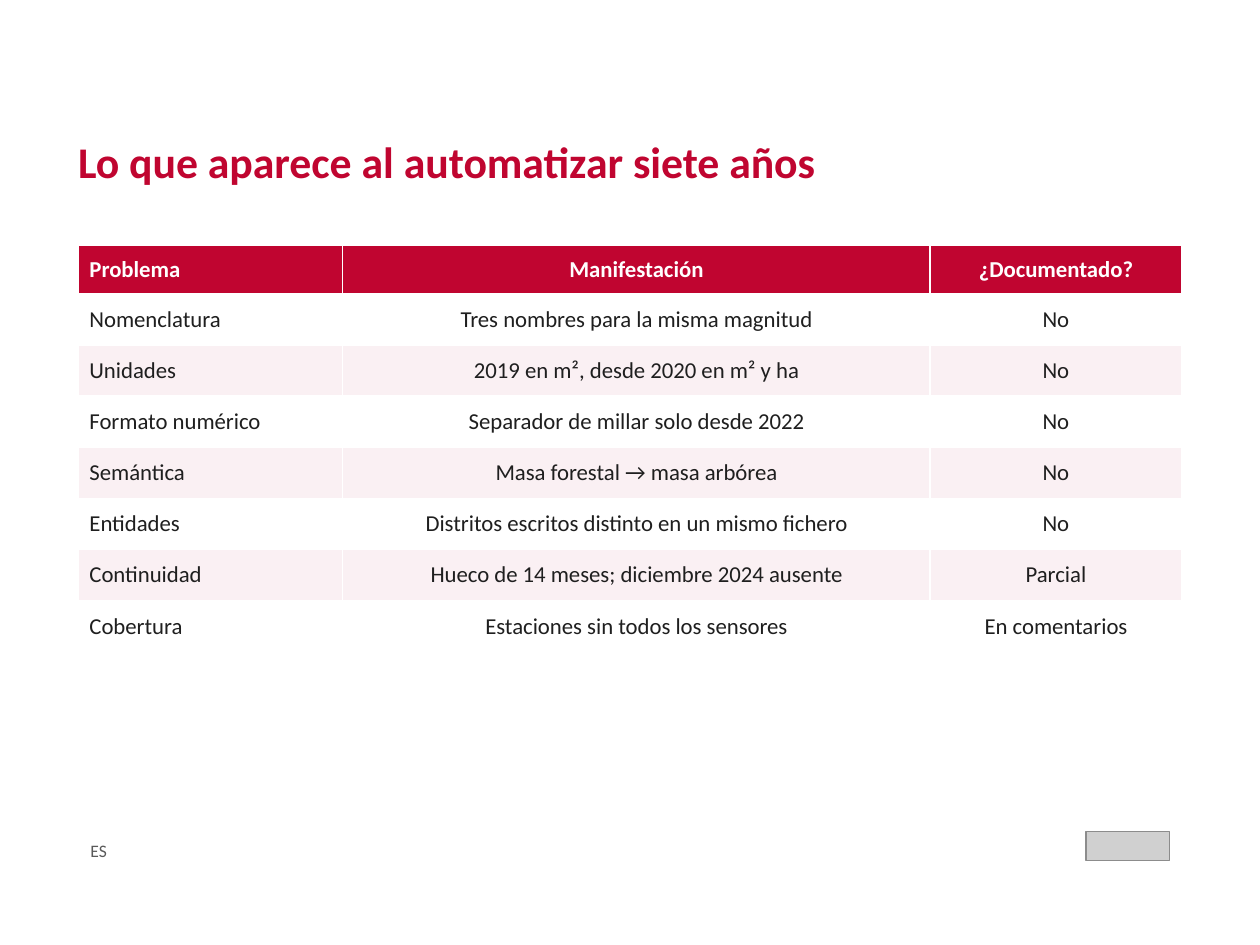
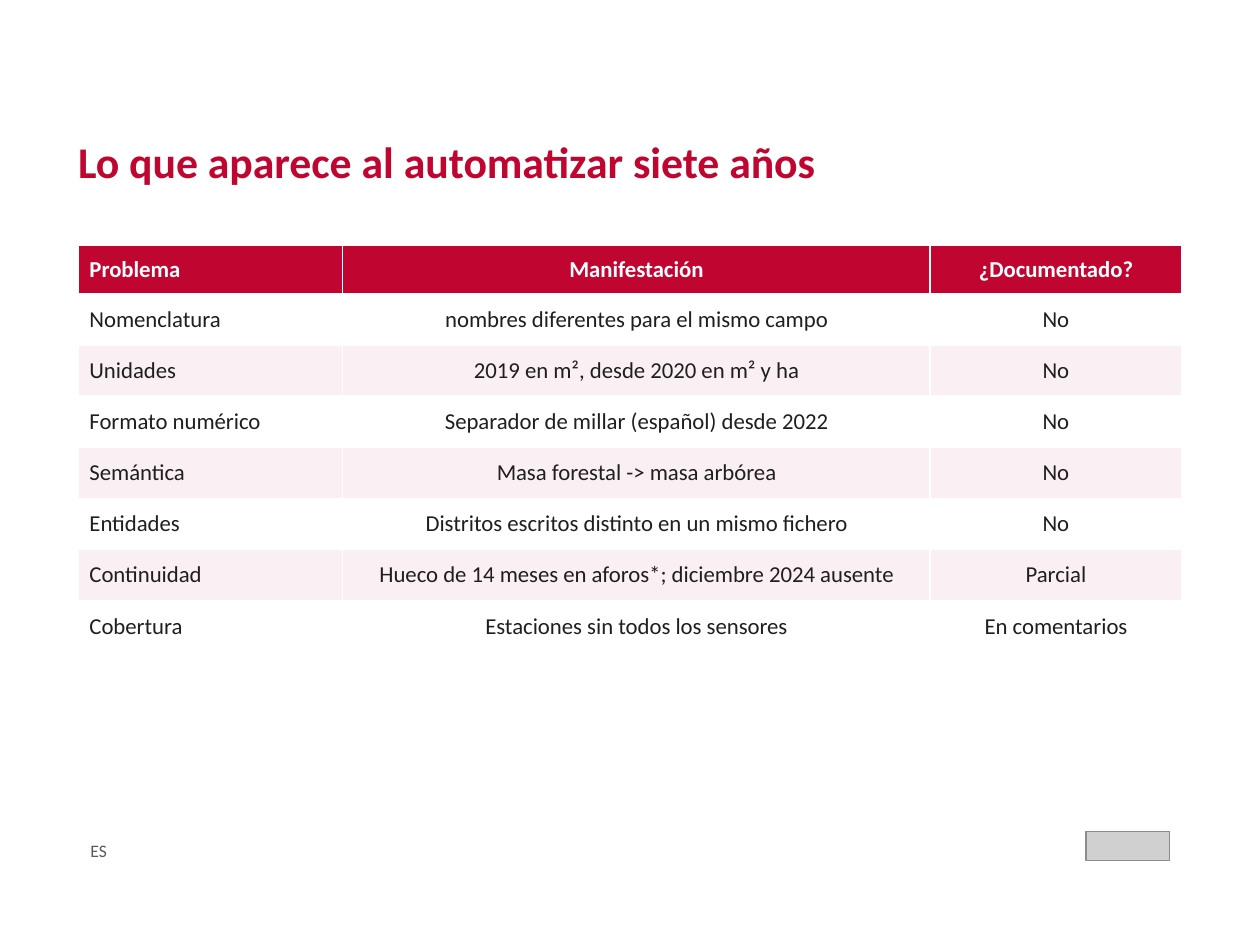
Before and after one commit to crismo04/TFM-cloud-soliutions-to-public-data, a slide deck: slide 19 of master's thesis/TFM_MII_Cloud_AI_PublicData_MolinaCristian_2026.pptx. Drawn at 1260x945 pixels with LibreOffice and Linux fonts; fonts in the diff are those of the drawing; grey boxes stand for pictures; background and template pictures are left out. Boxes give left, top, right and bottom in pixels: in the first picture for what was removed or moved away, otherwise in the second. Text is boxed around its words. In the diff, an @@ line names an element or a change of style, - is before the commit and + after.

```diff
--- a/master's thesis/TFM_MII_Cloud_AI_PublicData_MolinaCristian_2026.pptx
+++ b/master's thesis/TFM_MII_Cloud_AI_PublicData_MolinaCristian_2026.pptx
@@ table at [78, 246, 1182, 653] @@
-row 2, column 2: Tres nombres para la misma magnitud
+row 2, column 2: nombres diferentes para el mismo campo
-row 4, column 2: Separador de millar solo desde 2022
+row 4, column 2: Separador de millar (español) desde 2022
-row 5, column 2: Masa forestal → masa arbórea
+row 5, column 2: Masa forestal -> masa arbórea
-row 7, column 2: Hueco de 14 meses; diciembre 2024 ausente
+row 7, column 2: Hueco de 14 meses en aforos*; diciembre 2024 ausente
```
Also in this commit, not shown: 22 other slides changed, 1 slide added, 9 other files.
